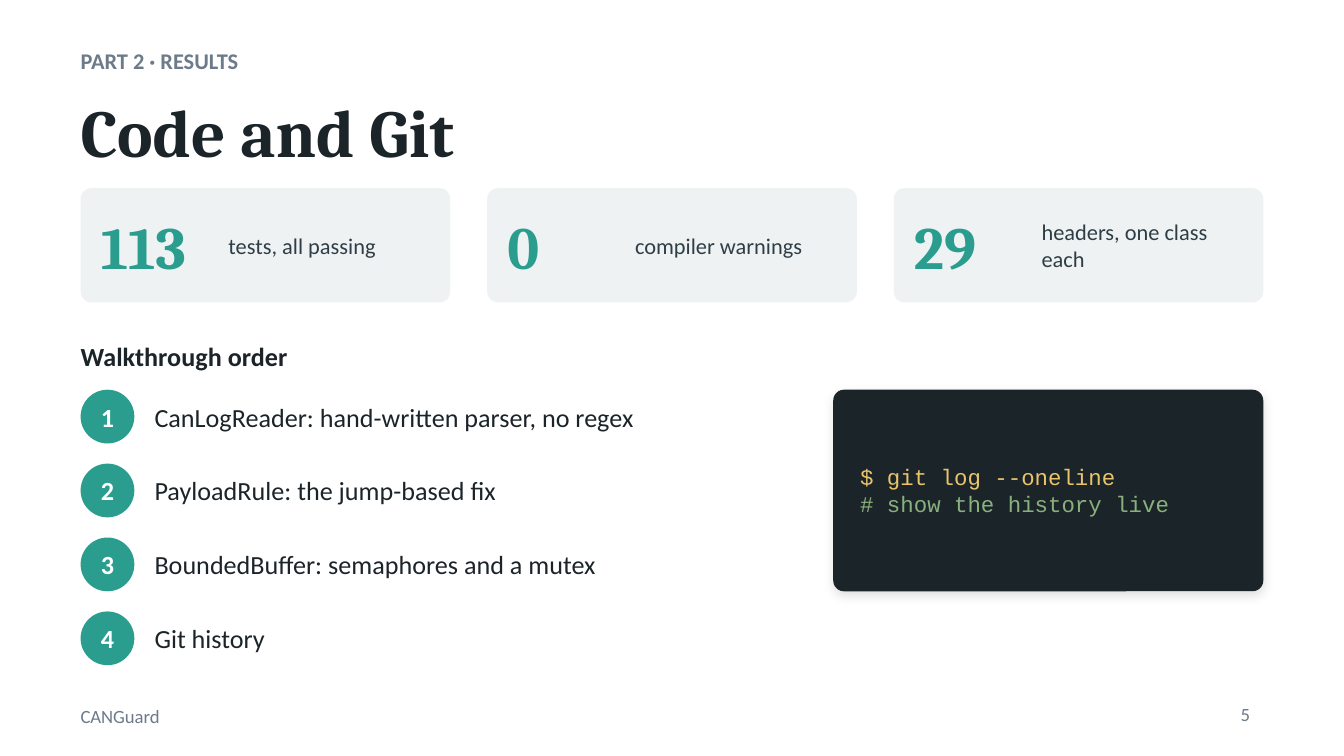
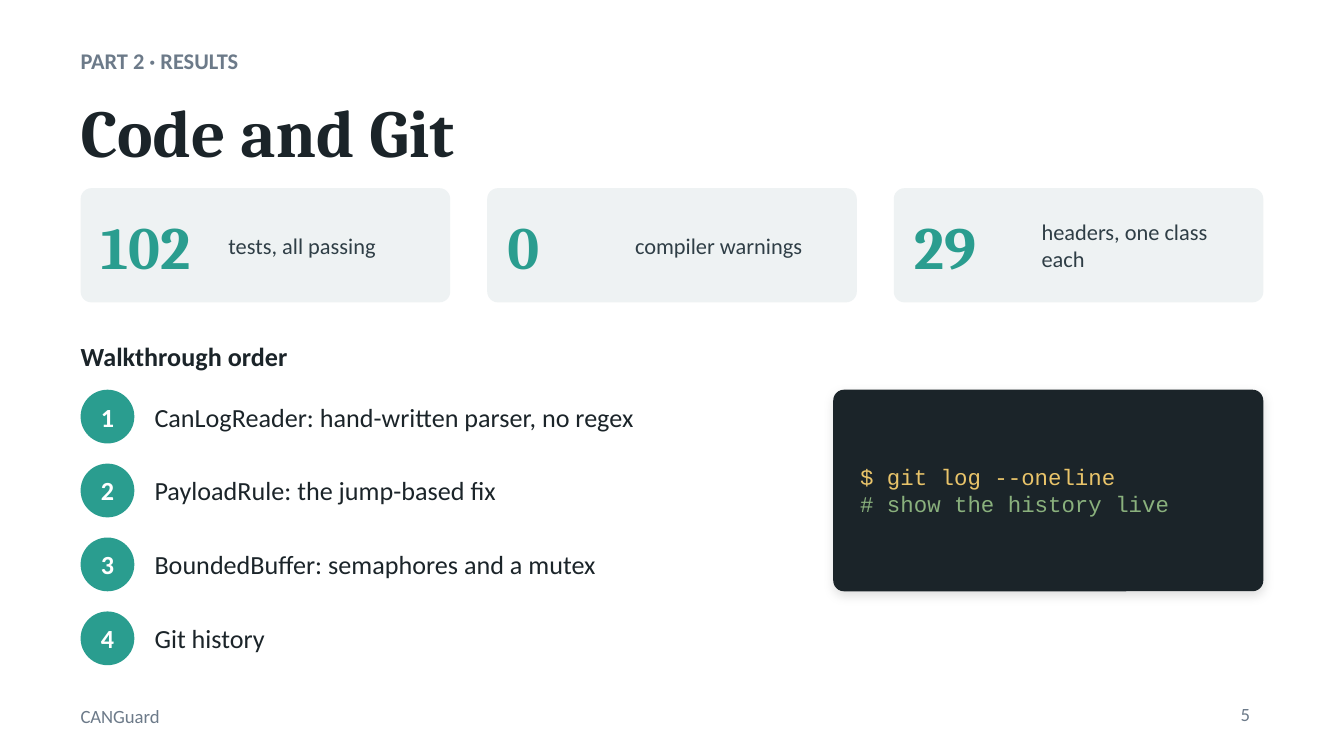
Before and after one commit to TaniaGirish12/CANGuard, a slide deck: slide 5 of docs/CANGuard_Demo.pptx. Drawn at 1344x756 pixels with LibreOffice and Linux fonts; fonts in the diff are those of the drawing. Boxes give left, top, right and bottom in pixels: in the first picture for what was removed or moved away, otherwise in the second. Text is boxed around its words. In the diff, an @@ line names an element or a change of style, - is before the commit and + after.

```diff
--- a/docs/CANGuard_Demo.pptx
+++ b/docs/CANGuard_Demo.pptx
@@ text at [101, 228, 190, 270]: text changed @@
-113
+102
```
